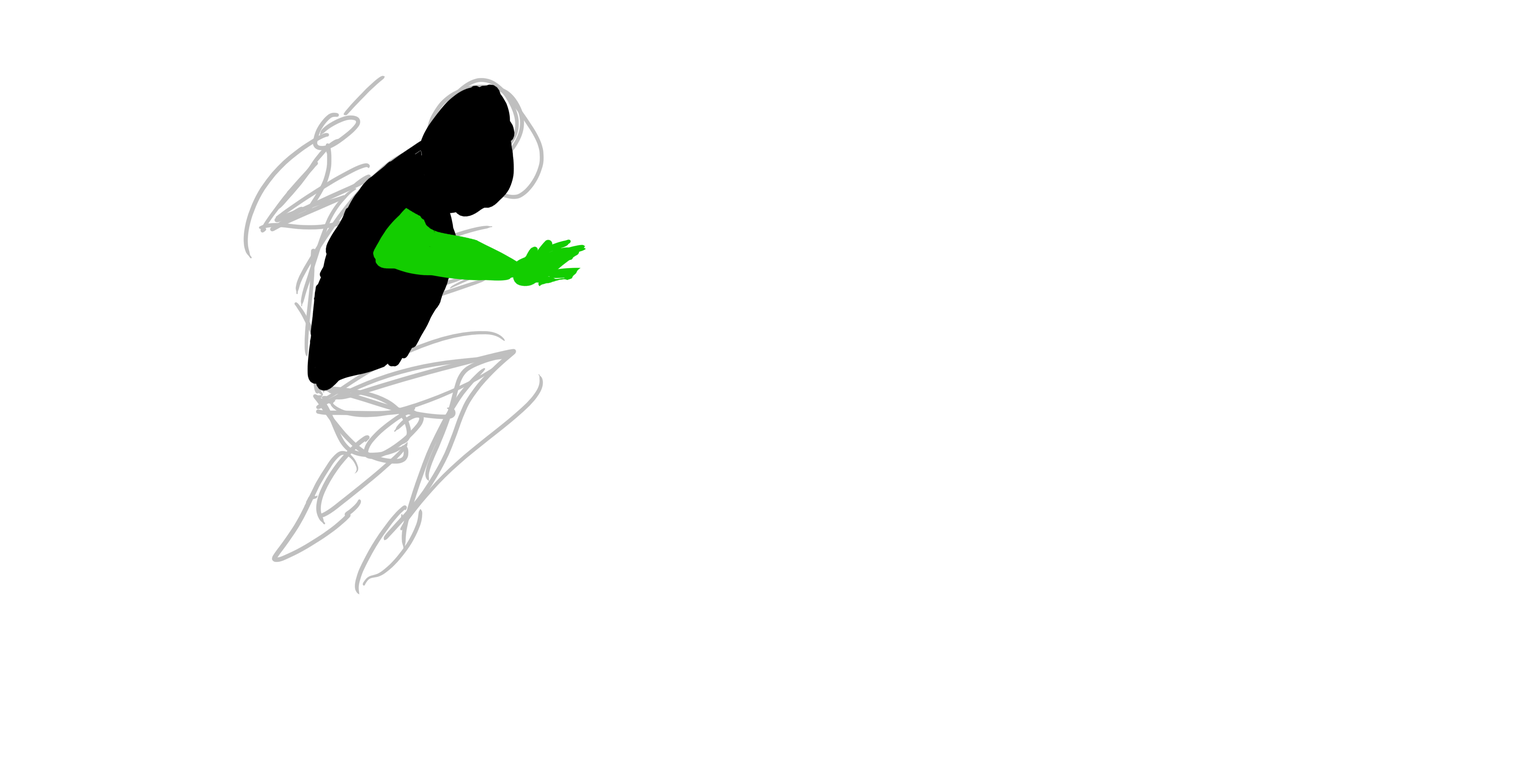
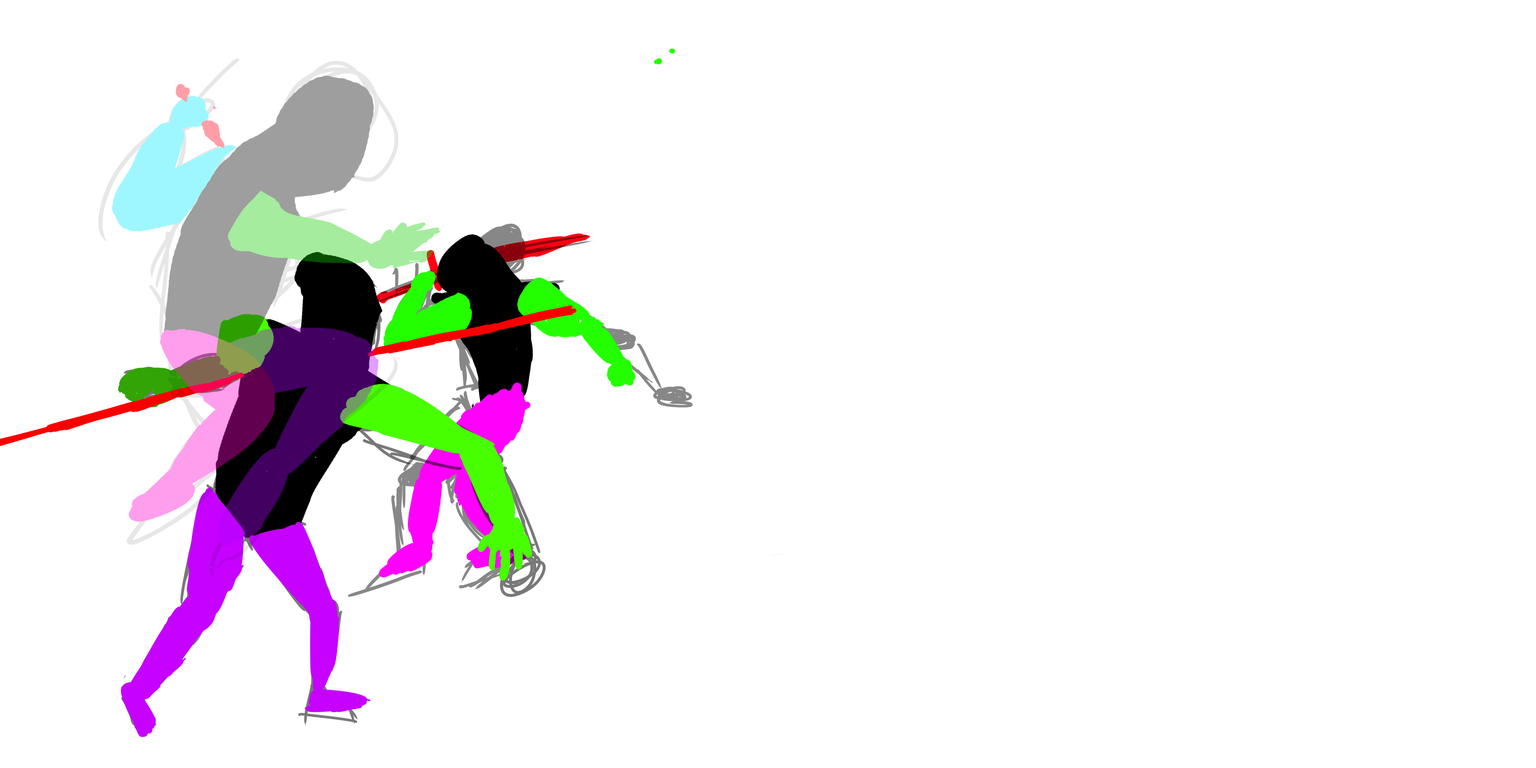
Layer changes from the first (1536, 768) image to the second:
added group "silo" (38%) with 6 layers above "silo1" over [97, 58, 485, 579]
added layer "Layer 3" in group "silo" over [175, 83, 225, 149]
added layer "arm2" in group "silo" over [111, 95, 238, 233]
renamed "Layer 1" to "arm1", moved it into group "silo", painted on it over [227, 190, 586, 287]
added layer "LEGS" in group "silo" over [128, 325, 380, 547]
moved "bod" (1st of 2, in "silo") into group "silo", painted on it over [162, 75, 687, 392]
moved "pose" (2nd of 4, in "silo") into group "silo", painted on it over [97, 58, 545, 596]
removed layer "clpping m,aslk1" (was screen) over [423, 179, 788, 598]
added group "silo1" with 5 layers above "silo2" over [0, 251, 577, 738]
added layer "pole" in group "silo1" over [0, 304, 577, 447]
added layer "leggs" in group "silo1" over [120, 456, 467, 738]
added layer "arms" in group "silo1" over [117, 313, 533, 582]
added layer "BODY" in group "silo1" over [214, 251, 426, 546]
added layer "pose" (3rd of 4, in "silo1") in group "silo1" over [51, 252, 546, 727]
added group "silo2" with 5 layers above "back" over [239, 48, 788, 598]
added layer "Layer 1" in group "silo2" over [378, 382, 531, 578]
added layer "arm" in group "silo2" over [239, 48, 676, 431]
added layer "bod" (2nd of 2, in "silo2") in group "silo2" over [374, 233, 561, 443]
added layer "pose" (4th of 4, in "silo2") (47%) in group "silo2" over [347, 223, 788, 598]
added layer "Layer 2" in group "silo2" over [375, 232, 591, 304]
